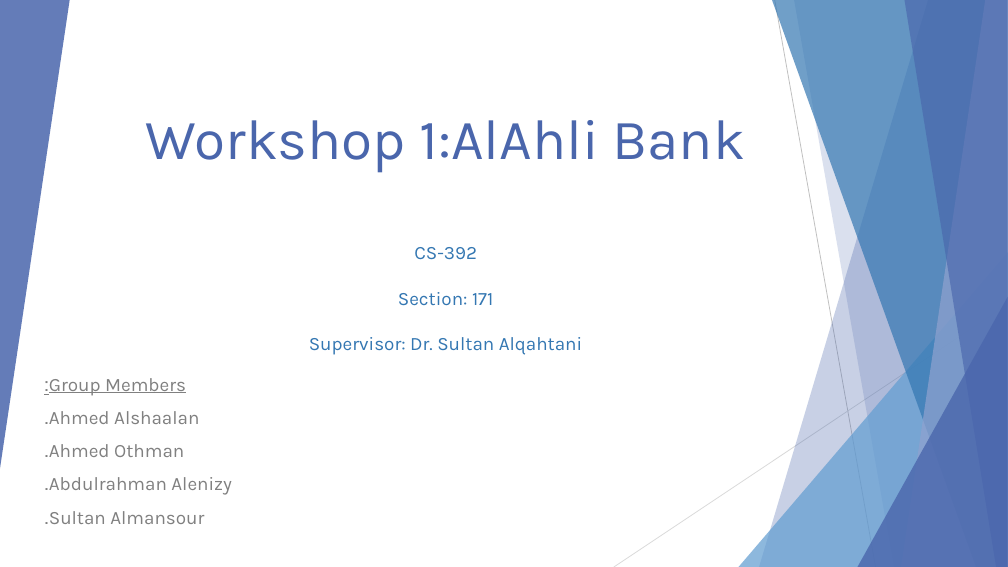
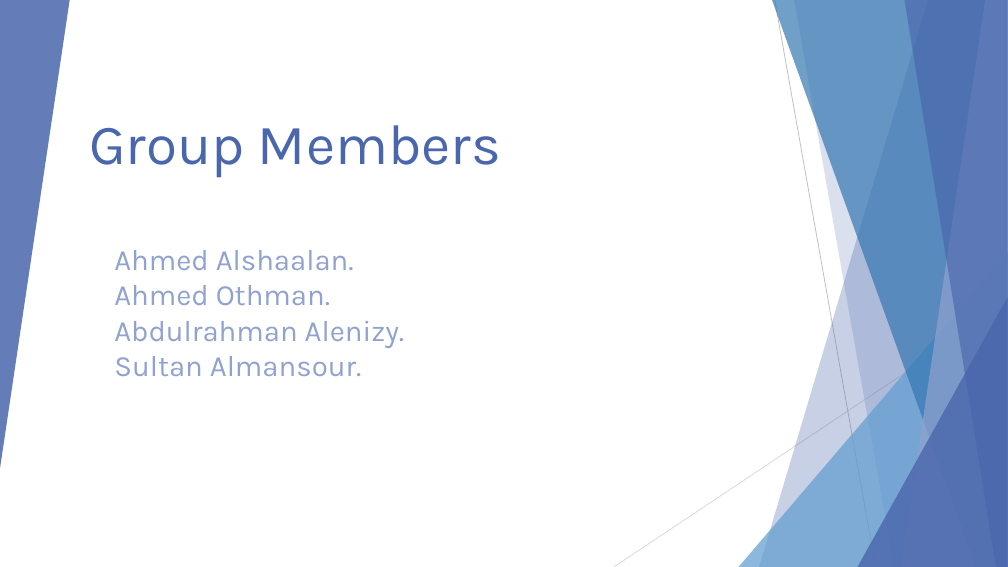
Before and after one commit to AhmedSaudA/Workshop-01-CS392-03-171, a slide deck: slide 2 of Workshop-01-CS392-03-171.pptx (slide 1 before the commit). Drawn at 1008x567 pixels with LibreOffice and Linux fonts; fonts in the diff are those of the drawing. Boxes give left, top, right and bottom in pixels: in the first picture for what was removed or moved away, otherwise in the second. Text is boxed around its words. In the diff, an @@ line names an element or a change of style, - is before the commit and + after.

```diff
--- a/Workshop-01-CS392-03-171.pptx
+++ b/Workshop-01-CS392-03-171.pptx
@@ title added at (89,125,501,178), 54 pt, text #4A66AC @@
+Group Members
@@ title removed at (146,120,746,173) @@
-Workshop 1:AlAhli Bank
@@ text "Ahmed Alshaalan.": place and size @@
-text "Ahmed Alshaalan." at (49,378,232,524)
+text "Ahmed Alshaalan." at (114,250,404,376)
@@ text "Ahmed Alshaalan." at (114,250,404,376): size 18 to 28 pt, text colour #808080 to #90A2CF; less space between paragraphs @@
@@ text removed at (309,247,582,355) @@
-CS-392
-Section: 171
-Supervisor: Dr. Sultan Alqahtani
@@ text at (49,378,186,396): paragraph removed @@
-Group Members:
```
Also in this commit, not shown: 10 other slides changed, 14 slides added, 24 slides removed.
